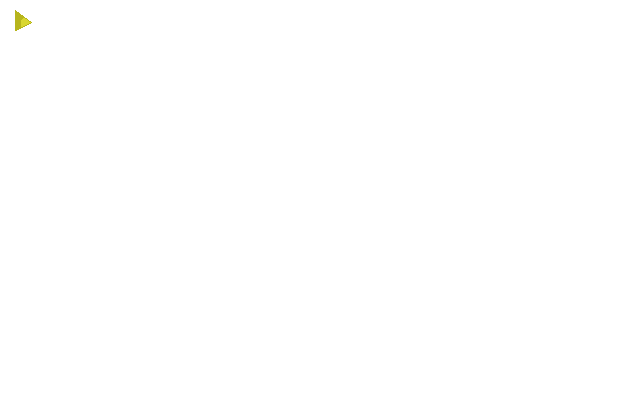
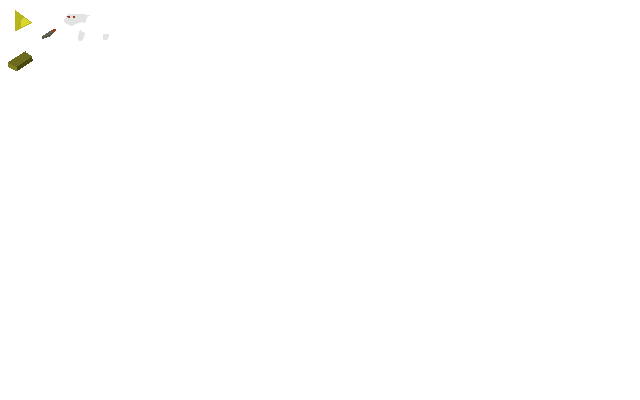
Before/after of a w=640, h=400 layered artwork. What changed in the layer stack:
painted on "Background" over [8, 14, 109, 71]
